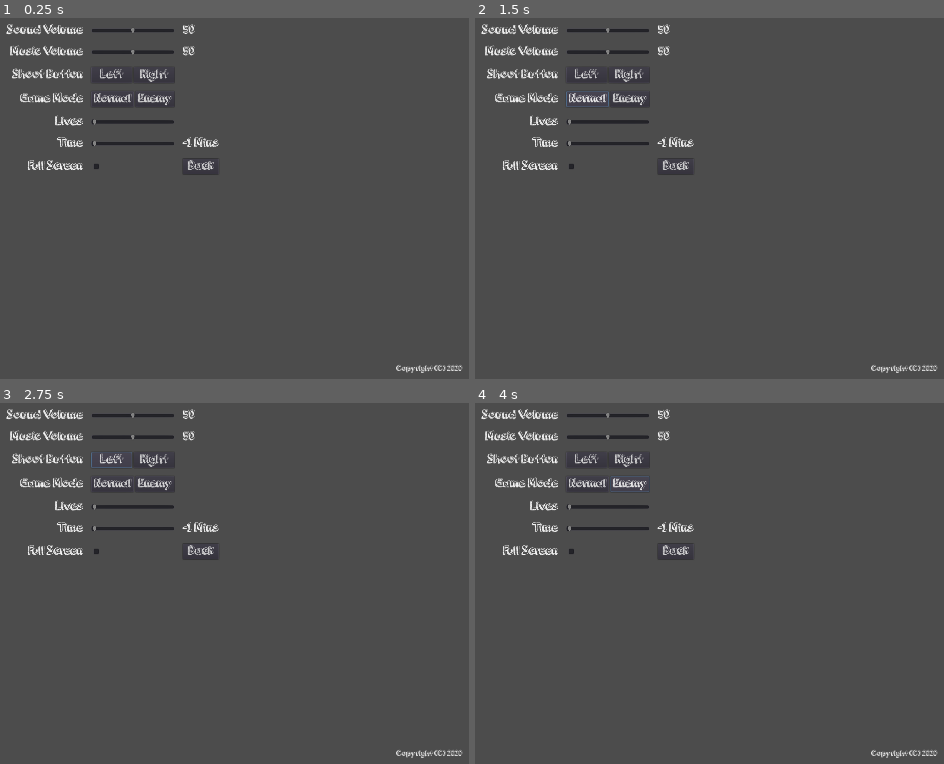
Above: before the commit, frames 1-4 (two rows, left to right).
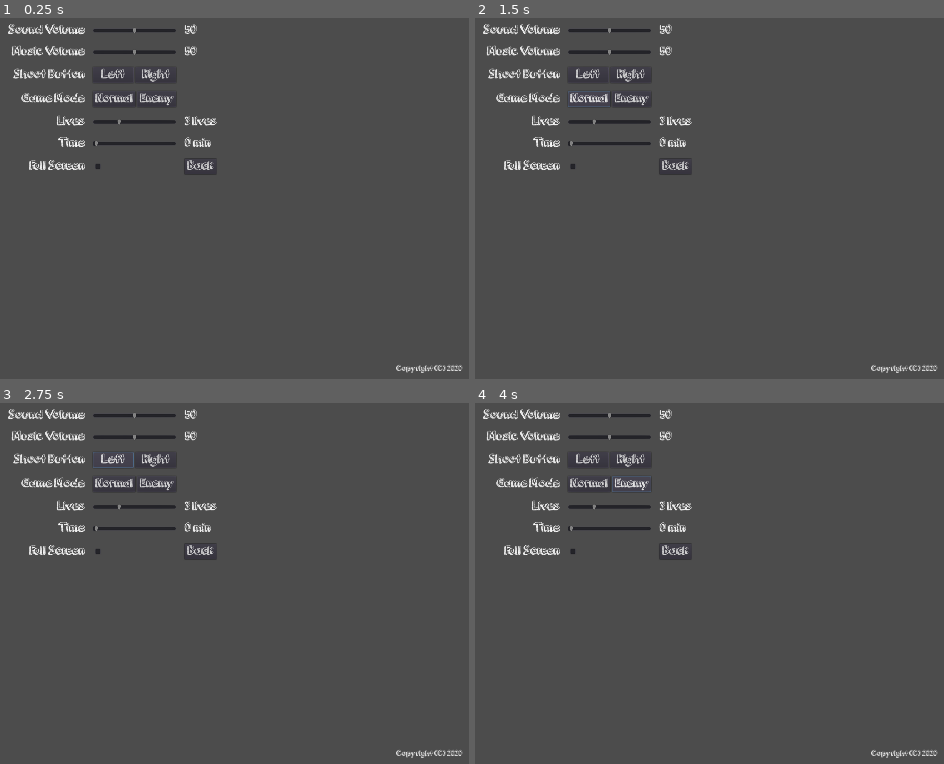
Above: after the commit, the same moments.

Repository: CasualYT31/aimbooster
Game: Godot game, scene res://scenes/SettingsMenu.tscn
Two runs of this game, one before a commit and one after it. Both use one fixed random seed, a clock stepped at 60 frames per second and the inputs below. This scene is started directly instead of the project's main scene.
Inputs:
- Up to frame 1 (0.25 s): no input
- Up to frame 2 (1.5 s): click "Normal" at 0.5 s; click "Normal" at 1.25 s
- Up to frame 3 (2.75 s): click "Left" at 2 s
- Up to frame 4 (4 s): click "Right" at 2.75 s; click "Enemy" at 3.5 s

The runs differ from the first frame. In frame 1, 2.4% of the frame differs, in the area x 1-47%, y 1-43%; in frame 2, 2.5%; in frame 3, 2.5%; in frame 4, 2.5%.
Error in both runs: Invalid call. Nonexistent function 'get_node' in base 'Nil'. (res://scripts/Settings.gd:37)

Commit message:
Added wording changes in settings

Diff:
--- a/scenes/GameAudio.tscn
+++ b/scenes/GameAudio.tscn
@@ -1,13 +1,28 @@
 [gd_scene load_steps=5 format=2]
 
-[ext_resource path="res://scripts/Settings.gd" type="Script" id=1]
 [ext_resource path="res://audio/Oof.ogg" type="AudioStream" id=2]
 [ext_resource path="res://audio/Bruh.ogg" type="AudioStream" id=3]
 [ext_resource path="res://audio/Mistake the Getaway.ogg" type="AudioStream" id=4]
 
+[sub_resource type="GDScript" id=1]
+script/source = "extends Node2D
+
+
+# Declare member variables here. Examples:
+# var a = 2
+# var b = \"text\"
+
+
+# Called when the node enters the scene tree for the first time.
+
+# Called every frame. 'delta' is the elapsed time since the previous frame.
+#func _process(delta):
+#	pass
+"
+
 [node name="GameAudio" type="Node2D"]
 position = Vector2( 960, 540 )
-script = ExtResource( 1 )
+script = SubResource( 1 )
 
 [node name="BGM" type="AudioStreamPlayer2D" parent="."]
 stream = ExtResource( 4 )
--- a/scenes/SettingsMenu.tscn
+++ b/scenes/SettingsMenu.tscn
@@ -247,9 +247,7 @@
 margin_bottom = 252.0
 size_flags_horizontal = 3
 size_flags_vertical = 3
-min_value = 1.0
 max_value = 10.0
-value = 1.0
 
 [node name="LivesValueLabel" type="Label" parent="MarginContainer/VBoxContainer/GridContainer"]
 margin_left = 442.0
@@ -274,7 +272,6 @@
 margin_bottom = 304.0
 size_flags_horizontal = 3
 size_flags_vertical = 3
-min_value = -1.0
 max_value = 10.0
 step = 0.5
 
--- a/scripts/Settings.gd
+++ b/scripts/Settings.gd
@@ -1,7 +1,7 @@
 extends Node
 
 const INFINITE_LIVES: int = 0
-const INFINITE_TIME: float = -1.0
+const INFINITE_TIME: float = 0.0
 
 export var soundVolume: float = 50.0 setget setSoundVolume, getSoundVolume
 export var musicVolume: float = 50.0 setget setMusicVolume, getMusicVolume
--- a/scripts/SettingsMenu.gd
+++ b/scripts/SettingsMenu.gd
@@ -1,15 +1,19 @@
 extends Control
 
 # Called when the node enters the scene tree for the first time.
+
+var multiLives: = "lives"
+var multiMins: = " min"
+
 func _ready():
 	get_node("MarginContainer/VBoxContainer/GridContainer/SoundVolume").value = Settings.soundVolume
 	get_node("MarginContainer/VBoxContainer/GridContainer/SoundValueLabel").text = str(Settings.soundVolume)
 	get_node("MarginContainer/VBoxContainer/GridContainer/MusicVolume").value = Settings.musicVolume
 	get_node("MarginContainer/VBoxContainer/GridContainer/MusicValueLabel").text = str(Settings.musicVolume)
-	#Lives
-	#LivesValueLabel
+	get_node("MarginContainer/VBoxContainer/GridContainer/Lives").value = Settings.lives
+	get_node("MarginContainer/VBoxContainer/GridContainer/LivesValueLabel").text = str(Settings.lives) + multiLives
 	get_node("MarginContainer/VBoxContainer/GridContainer/Time").value = Settings.time
-	get_node("MarginContainer/VBoxContainer/GridContainer/TimeValueLabel").text = str(Settings.time) + " Mins"
+	get_node("MarginContainer/VBoxContainer/GridContainer/TimeValueLabel").text = str(Settings.time) + multiMins
 
 func _on_BackButton_pressed():
 	Settings.currentMenu = Settings.previousMenu
@@ -22,15 +26,27 @@
 	Settings.musicVolume = value
 	get_node("MarginContainer/VBoxContainer/GridContainer/MusicValueLabel").text = str(value)
 
-func _on_Fullscreen_toggled(button_pressed):
+func _on_Fullscreen_toggled(_button_pressed):
 	Settings.fullscreen = !Settings.fullscreen
 
 
 func _on_Lives_value_changed(value):
 	Settings.lives = value
-	get_node("MarginContainer/VBoxContainer/GridContainer/LivesValueLabel").text = str(value)
+
+	if (value == 1):
+		multiLives = " life"
+	else:
+		multiLives = " lives"
+
+	get_node("MarginContainer/VBoxContainer/GridContainer/LivesValueLabel").text = str(value) + multiLives
 
 
 func _on_Time_value_changed(value):
 	Settings.time = value
-	get_node("MarginContainer/VBoxContainer/GridContainer/TimeValueLabel").text = str(value) + " Mins"
+
+	if (value == 1):
+		multiMins = " min"
+	else:
+		multiMins = " mins"
+
+	get_node("MarginContainer/VBoxContainer/GridContainer/TimeValueLabel").text = str(value) + multiMins
